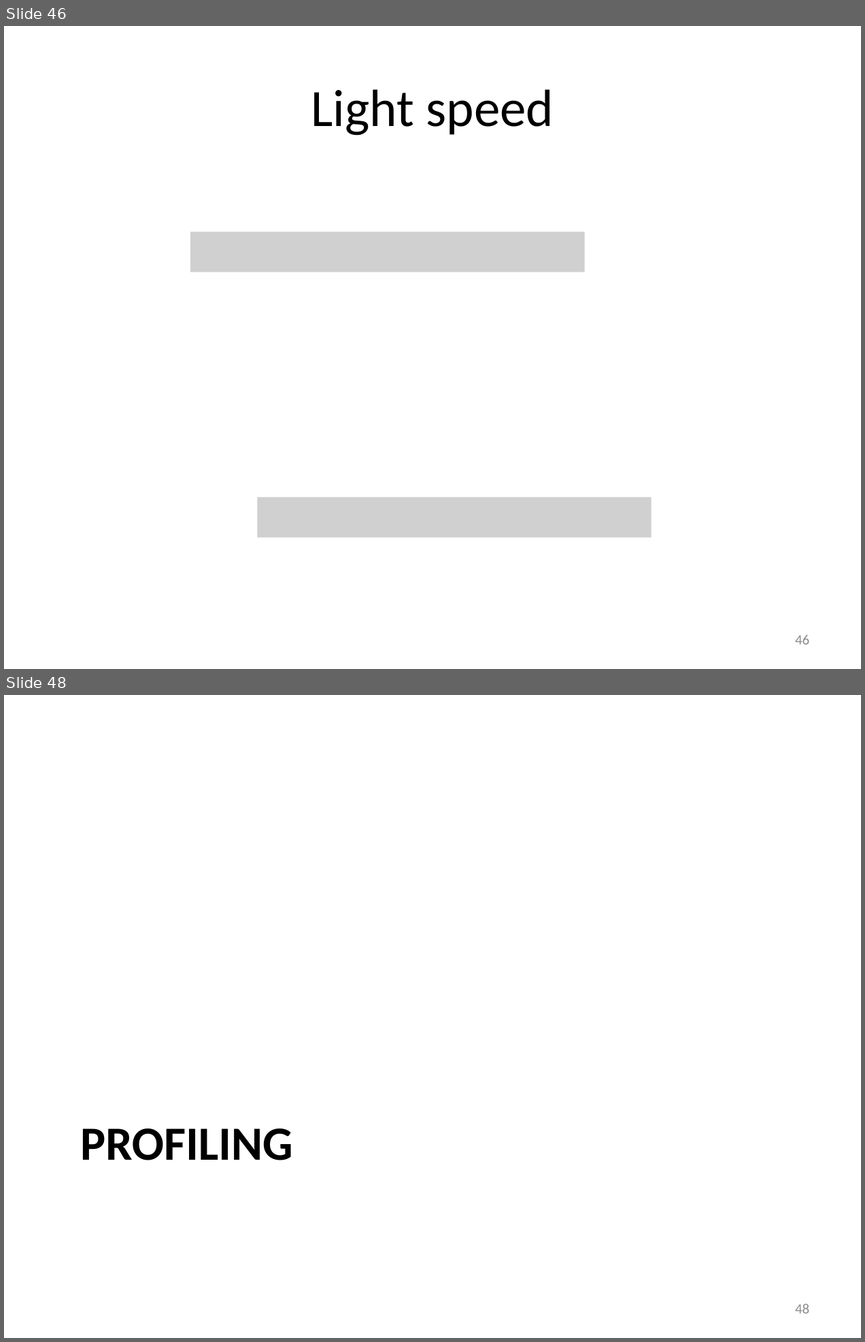
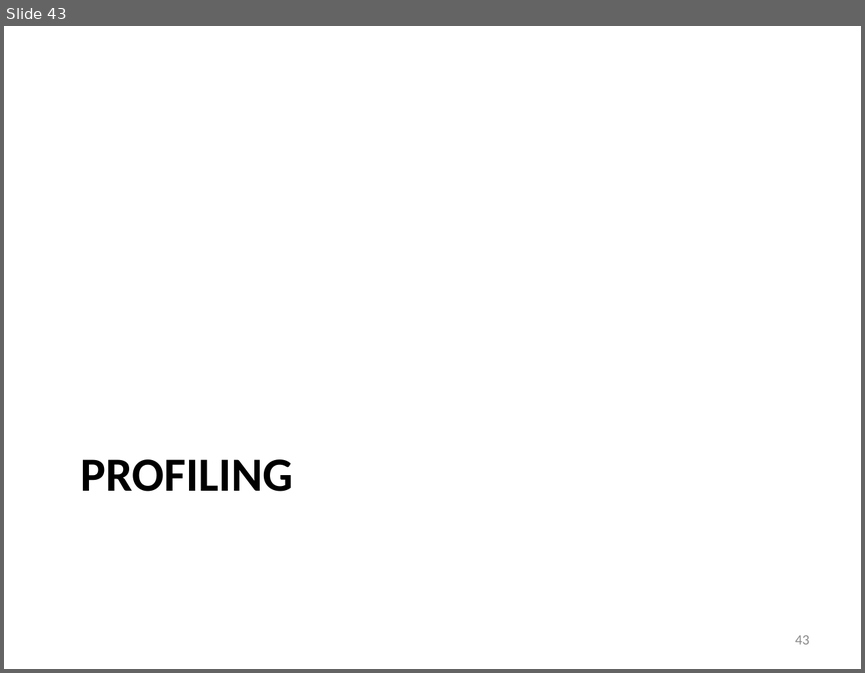
Before and after one commit to gjbex/Code-optimization, a slide deck: code_optimization.pptx. Shown one above the other, each under a label of ours: slides 46 and 48 before the commit, slide 43 after it; the slides between them are not shown. The pictures are 865x1342 and 865x673 pixels, drawn with LibreOffice and Linux fonts; fonts in the diff are those of the drawing; grey boxes stand for pictures. Boxes give left, top, right and bottom in pixels: in the first picture for what was removed or moved away, otherwise in the second. Text is boxed around its words. In the diff, an @@ line names an element or a change of style, - is before the commit and + after.

```diff
--- a/code_optimization.pptx
+++ b/code_optimization.pptx
@@ slide 46 removed at box(4, 26, 861, 669), background #FFFFFF @@
@@ title removed at box(311, 89, 553, 135) @@
-Light speed
@@ picture removed at box(191, 231, 585, 272) @@
@@ picture removed at box(257, 497, 651, 537) @@
@@ page number removed at box(795, 635, 809, 644) @@
-46
@@ what was slide 48 is now slide 43 @@
@@ page number at box(795, 635, 809, 644): text changed @@
-48
+43
```
Also in this commit, not shown: 4 other slides removed.
